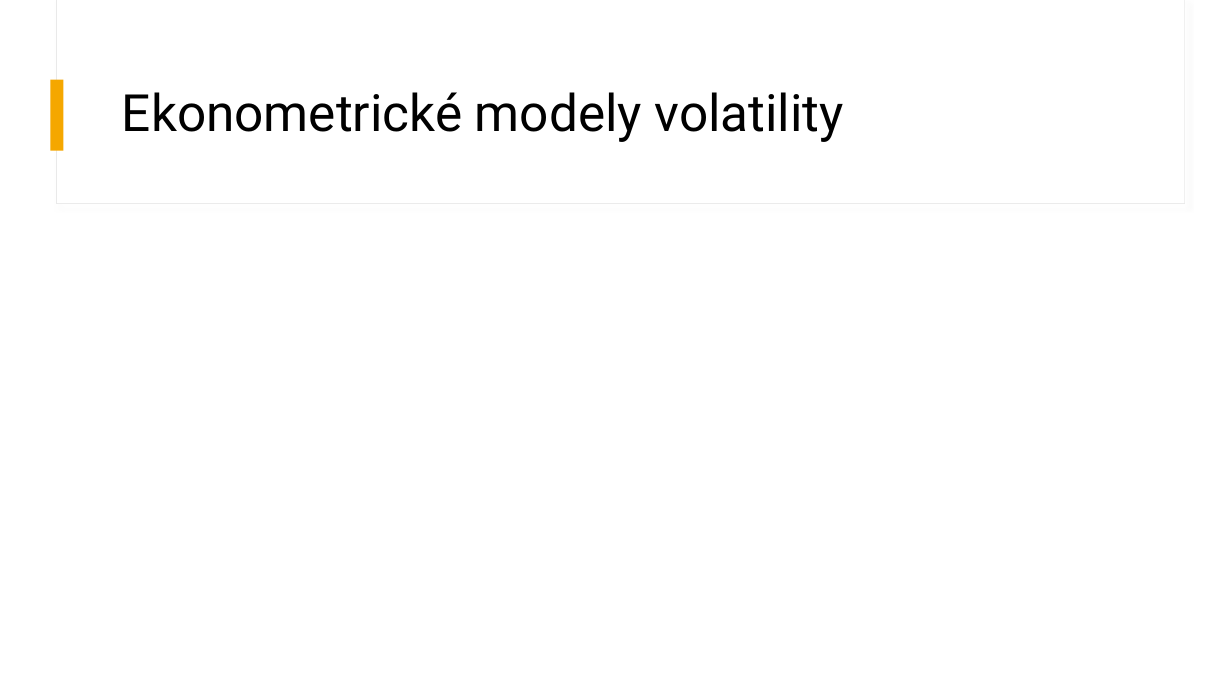
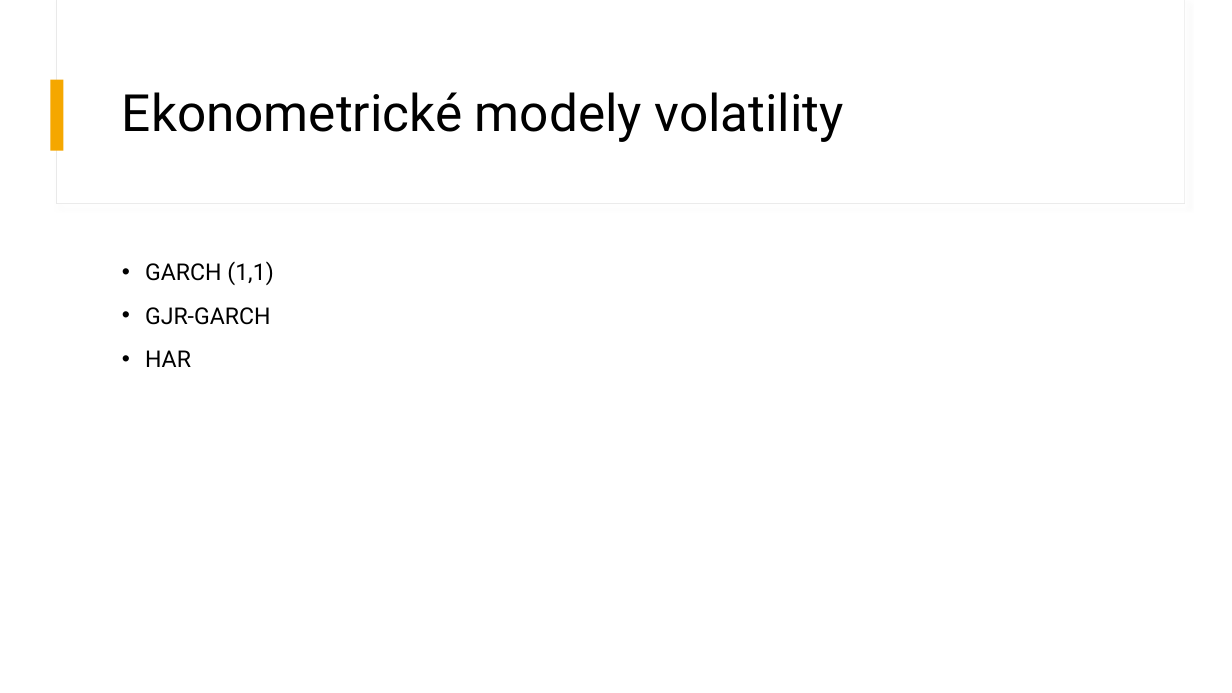
Before and after one commit to MatejLuzak/Identification-of-Patterns-of-Stock-Market-Volatility-in-the-USA-China-and-Europe-Using-AI-Methods, a slide deck: slide 7 of Identifikácia vzorov v časových radoch pre komparáciu volatility.pptx. Drawn at 1232x693 pixels with LibreOffice and Linux fonts; fonts in the diff are those of the drawing. Boxes give left, top, right and bottom in pixels: in the first picture for what was removed or moved away, otherwise in the second. Text is boxed around its words. In the diff, an @@ line names an element or a change of style, - is before the commit and + after.

```diff
--- a/Identifikácia vzorov v časových radoch pre komparáciu volatility.pptx
+++ b/Identifikácia vzorov v časových radoch pre komparáciu volatility.pptx
@@ text added at [145,261,273,367], 18 pt, text #000000 @@
+• GARCH (1,1)
+• GJR-GARCH
+• HAR
```
Also in this commit, not shown: 6 other slides changed, 1 slide removed, 1 other file.
